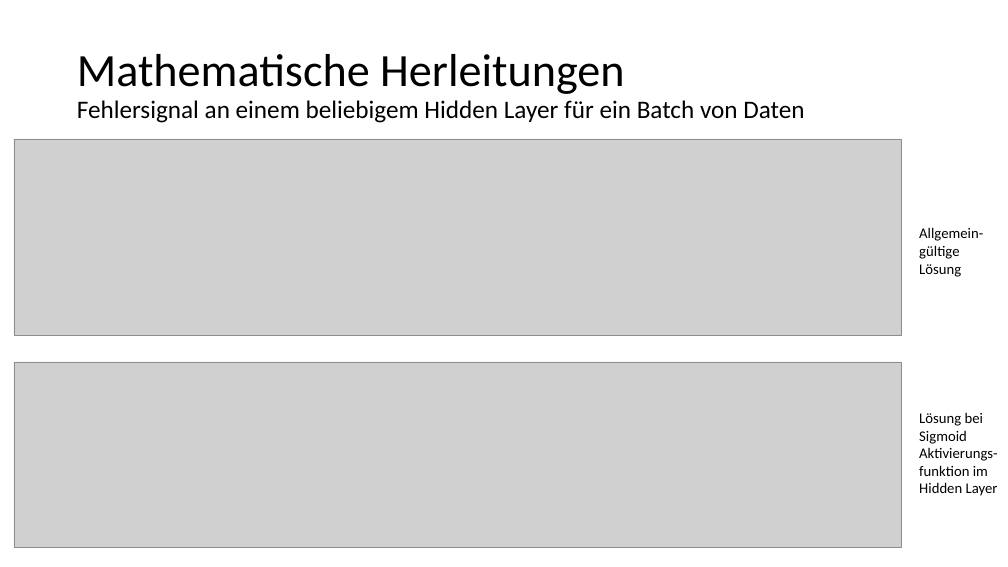
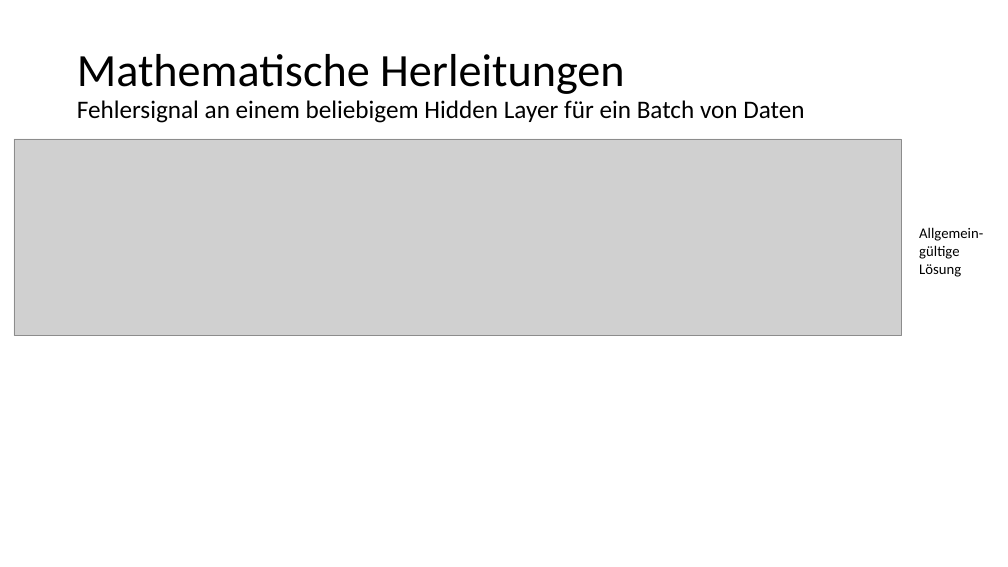
Before and after one commit to kevinsuedmersen/neural_networks_from_scratch, a slide deck: slide 11 of theory/submission/result_presentation.pptx. Drawn at 1008x567 pixels with LibreOffice and Linux fonts; fonts in the diff are those of the drawing; grey boxes stand for pictures. Boxes give left, top, right and bottom in pixels: in the first picture for what was removed or moved away, otherwise in the second. Text is boxed around its words. In the diff, an @@ line names an element or a change of style, - is before the commit and + after.

```diff
--- a/theory/submission/result_presentation.pptx
+++ b/theory/submission/result_presentation.pptx
@@ picture removed at <box>14,362,901,548</box> @@
@@ text removed at <box>919,412,998,496</box> @@
-Lösung bei Sigmoid Aktivierungs-
-funktion im Hidden Layer
```
Also in this commit, not shown: 3 other slides changed.
